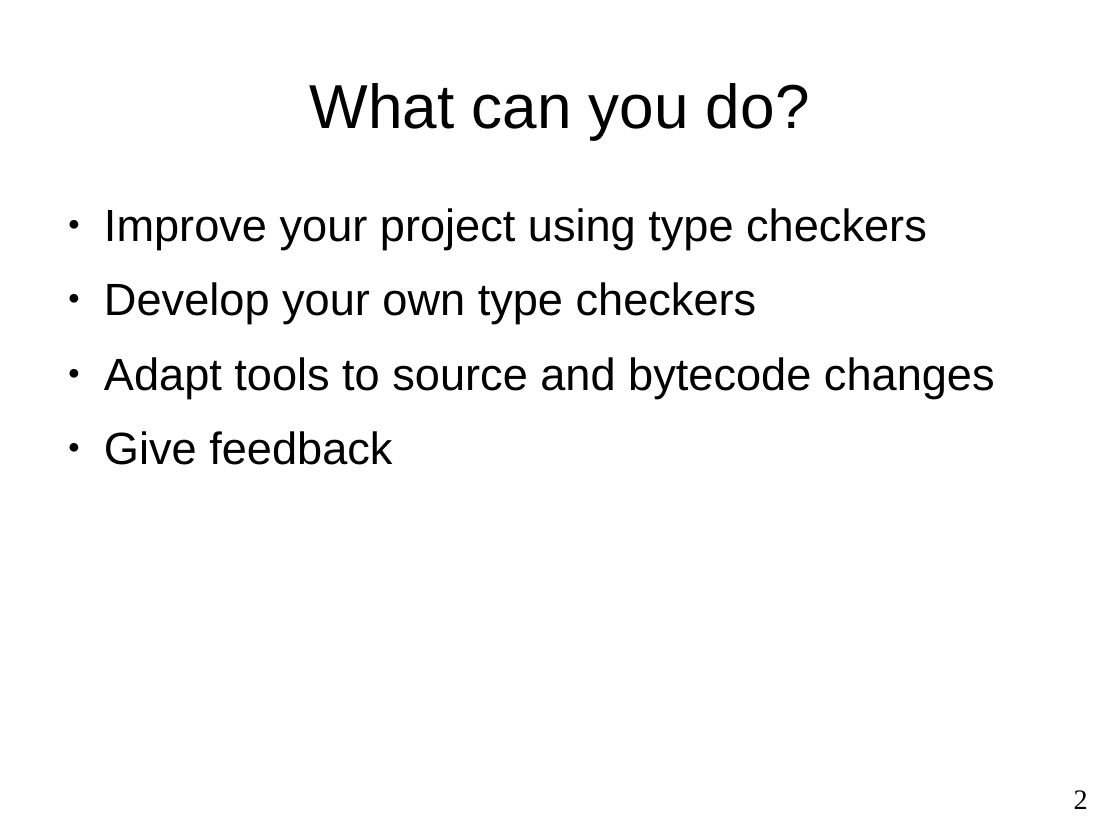
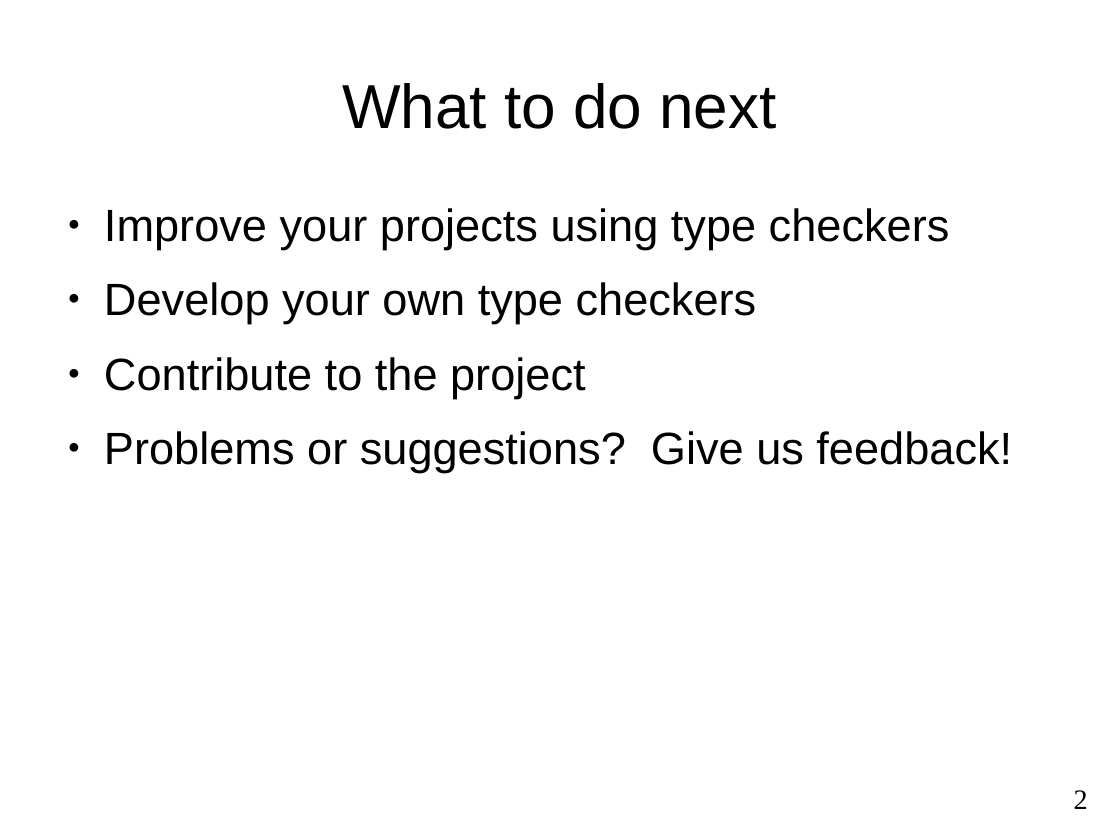
Before and after one commit to reprogrammer/checker-framework, a slide deck: slide 2 of demos/2011-OSBridge/concl.odp. Drawn at 1120x840 pixels with LibreOffice and Linux fonts; fonts in the diff are those of the drawing. Boxes give left, top, right and bottom in pixels: in the first picture for what was removed or moved away, otherwise in the second. Text is boxed around its words. In the diff, an @@ line names an element or a change of style, - is before the commit and + after.

```diff
--- a/demos/2011-OSBridge/concl.odp
+++ b/demos/2011-OSBridge/concl.odp
@@ title at bbox=[342, 83, 776, 129]: text changed @@
-What can you do?
+What to do next
@@ text at bbox=[104, 208, 950, 250]: text changed @@
-● Improve your project using type checkers
+● Improve your projects using type checkers
@@ text at bbox=[104, 357, 1012, 472]: text changed @@
-● Adapt tools to source and bytecode changes
-● Give feedback
+● Contribute to the project
+● Problems or suggestions? Give us feedback!
```
Also in this commit, not shown: 2 other files.
